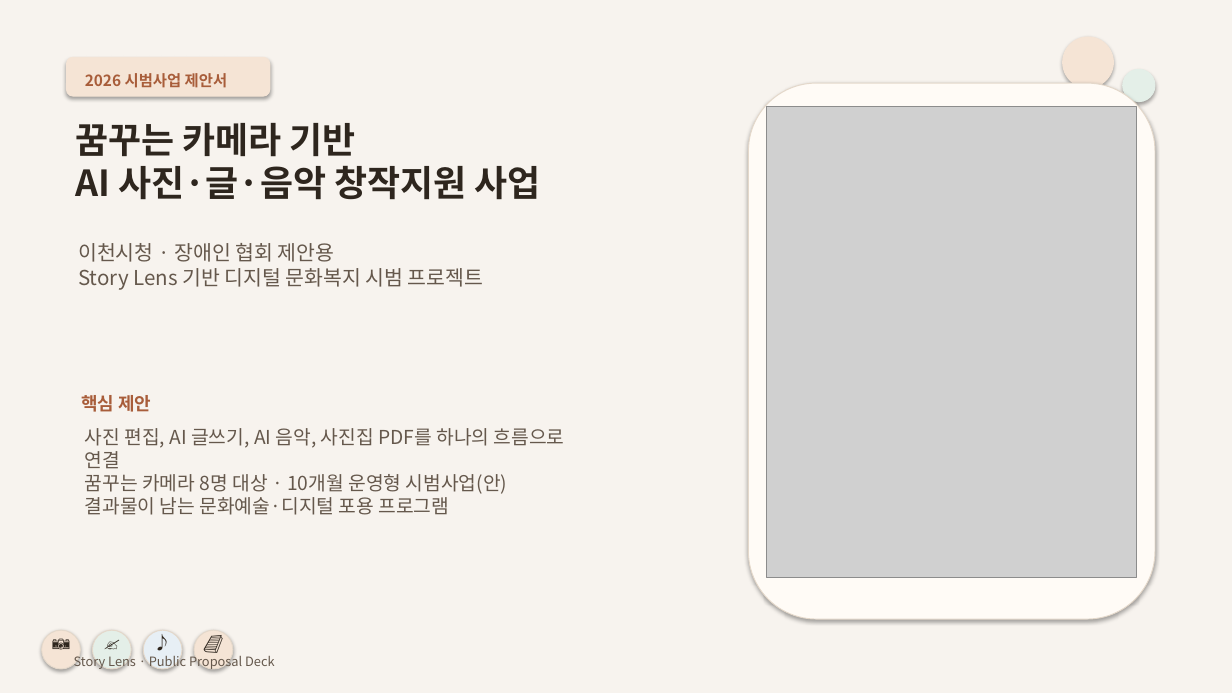
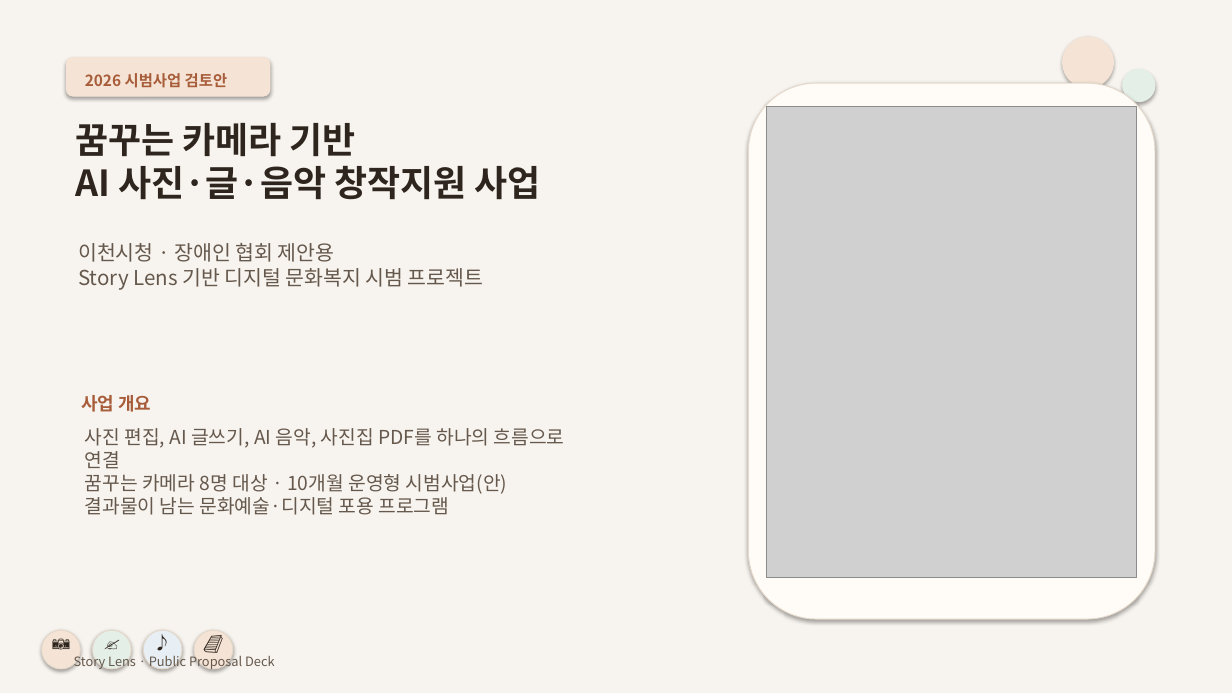
Before and after one commit to MetachainArt/Story_lens, a slide deck: slide 1 of business-plan/presentation/story-lens-public-proposal.pptx. Drawn at 1232x693 pixels with LibreOffice and Linux fonts; fonts in the diff are those of the drawing; grey boxes stand for pictures. Boxes give left, top, right and bottom in pixels: in the first picture for what was removed or moved away, otherwise in the second. Text is boxed around its words. In the diff, an @@ line names an element or a change of style, - is before the commit and + after.

```diff
--- a/business-plan/presentation/story-lens-public-proposal.pptx
+++ b/business-plan/presentation/story-lens-public-proposal.pptx
@@ text at box(85, 73, 227, 88): text changed @@
-2026 시범사업 제안서
+2026 시범사업 검토안
@@ text at box(81, 395, 151, 412): text changed @@
-핵심 제안
+사업 개요
```
Also in this commit, not shown: 9 other slides changed, 1 other file.
